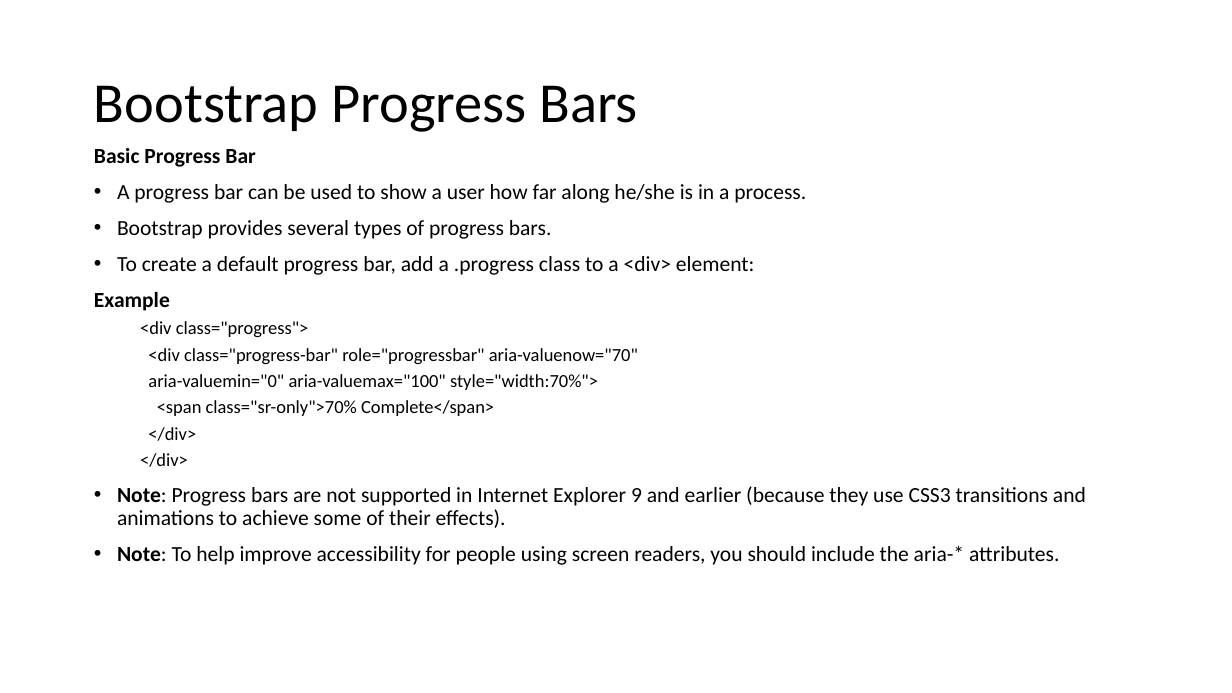
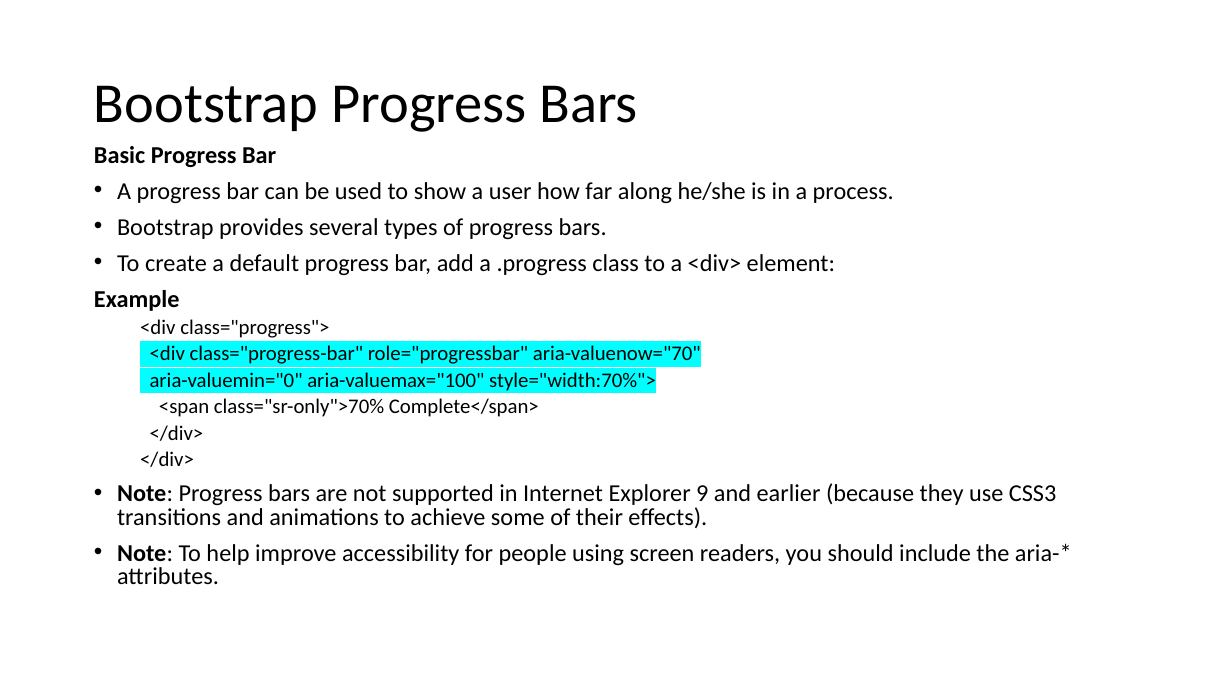
Before and after one commit to Khushi130404/Web-Lab, a slide deck: slide 39 of bwp_study/Bootstrap.pptx. Drawn at 1232x693 pixels with LibreOffice and Linux fonts; fonts in the diff are those of the drawing. Boxes give left, top, right and bottom in pixels: in the first picture for what was removed or moved away, otherwise in the second. Text is boxed around its words. In the diff, an @@ line names an element or a change of style, - is before the commit and + after.

```diff
--- a/bwp_study/Bootstrap.pptx
+++ b/bwp_study/Bootstrap.pptx
@@ text "Basic Progress Bar" at (94, 146, 1072, 584): size 16.8 to 18.9 pt in "Basic Progress Bar", "A progress bar can be used to ...", "Bootstrap provides several types of progress bars.", "To create a default progress bar, add ..." and 3 more places; size 14.4 to 16.2 pt in "<div class="progress">", "<div class="progress-bar" role="progressbar" aria-valuenow=" ...", "aria-valuemin="0" aria-valuemax="100" style="width:70%">", "<span class="sr-only">70% Complete</span>" and 2 more places; highlight none to #00FFFF in "<div class="progress-bar" role="progressbar" aria-valuenow=" ...", "aria-valuemin="0" aria-valuemax="100" style="width:70%">"; line spacing 0.9 to 0.8 @@
```
Also in this commit, not shown: 4 other slides changed, 6 other files.
